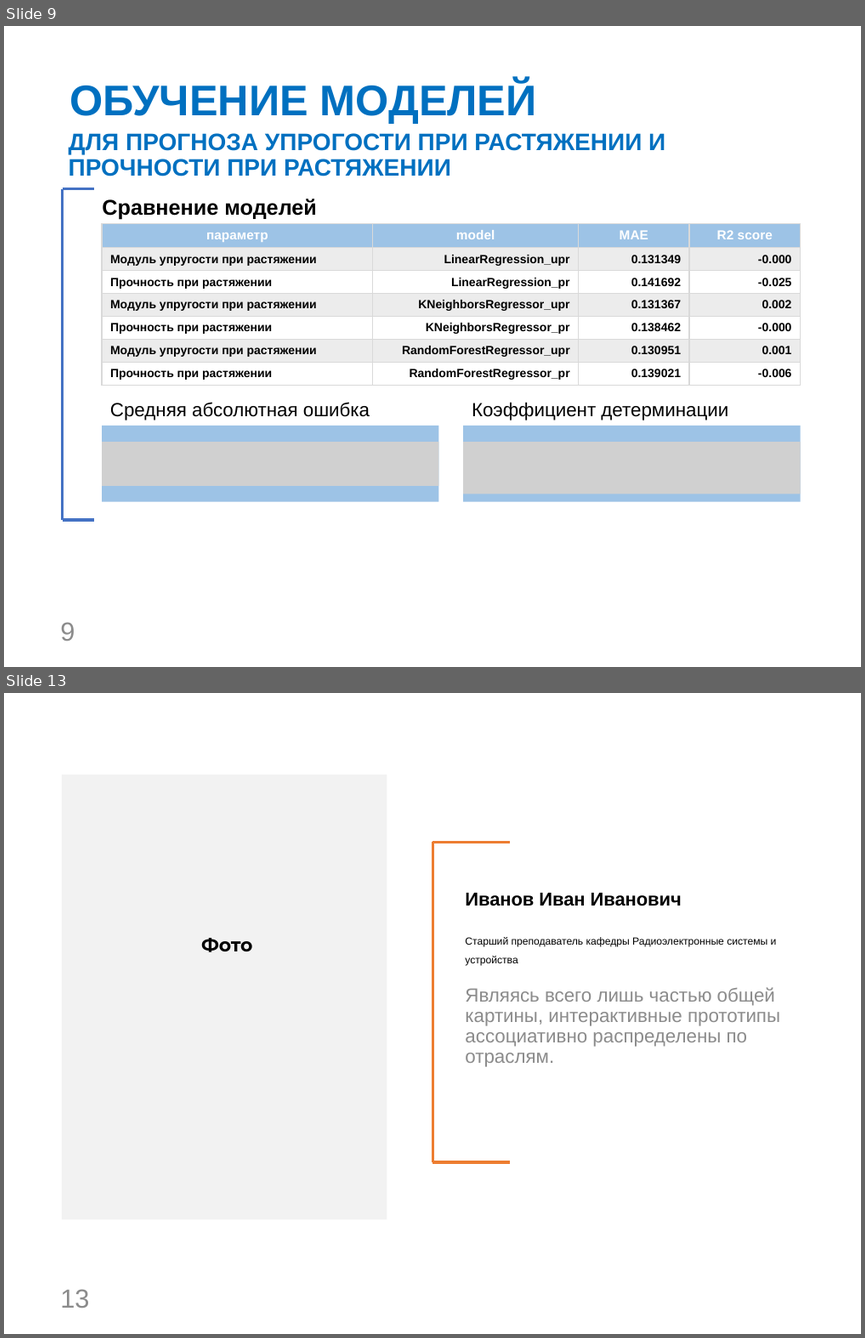
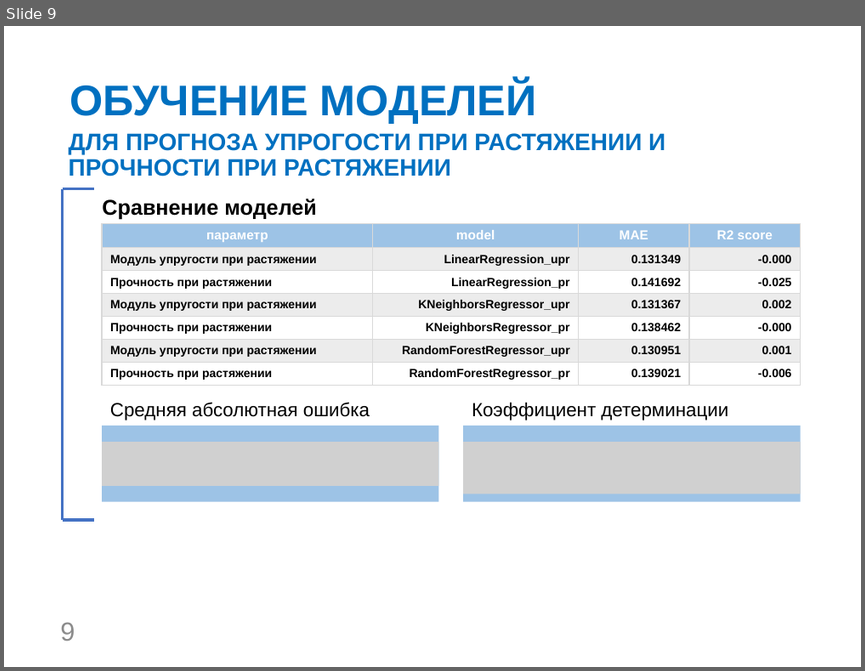
Before and after one commit to KhEvgeniy/VKR, a slide deck: VKR_Kholmanskiy_EI.pptx. Shown one above the other, each under a label of ours: slides 9 and 13 before the commit, slide 9 after it; the slides between them are not shown. The pictures are 865x1338 and 865x671 pixels, drawn with LibreOffice and Linux fonts; fonts in the diff are those of the drawing; grey boxes stand for pictures; background and template pictures are left out. Boxes give left, top, right and bottom in pixels: in the first picture for what was removed or moved away, otherwise in the second. Text is boxed around its words. In the diff, an @@ line names an element or a change of style, - is before the commit and + after.

```diff
--- a/VKR_Kholmanskiy_EI.pptx
+++ b/VKR_Kholmanskiy_EI.pptx
@@ slide 13 removed at [4,693,861,1334], background #FFFFFF @@
@@ rectangle removed at [62,775,387,1219] @@
@@ line removed from (432, 842) to (432, 1162) @@
@@ line removed from (432, 842) to (510, 842) @@
@@ text removed at [465,893,780,1067] @@
-Иванов Иван Иванович
-Старший преподаватель кафедры Радиоэлектронные системы и устройства
-Являясь всего лишь частью общей картины, интерактивные прототипы ассоциативно распределены по отраслям.
@@ text removed at [201,938,252,952] @@
-Фото
@@ line removed from (432, 1162) to (510, 1162) @@
@@ page number removed at [60,1289,89,1308] @@
-13
```
Also in this commit, not shown: 3 slides added, 7 other slides removed.
